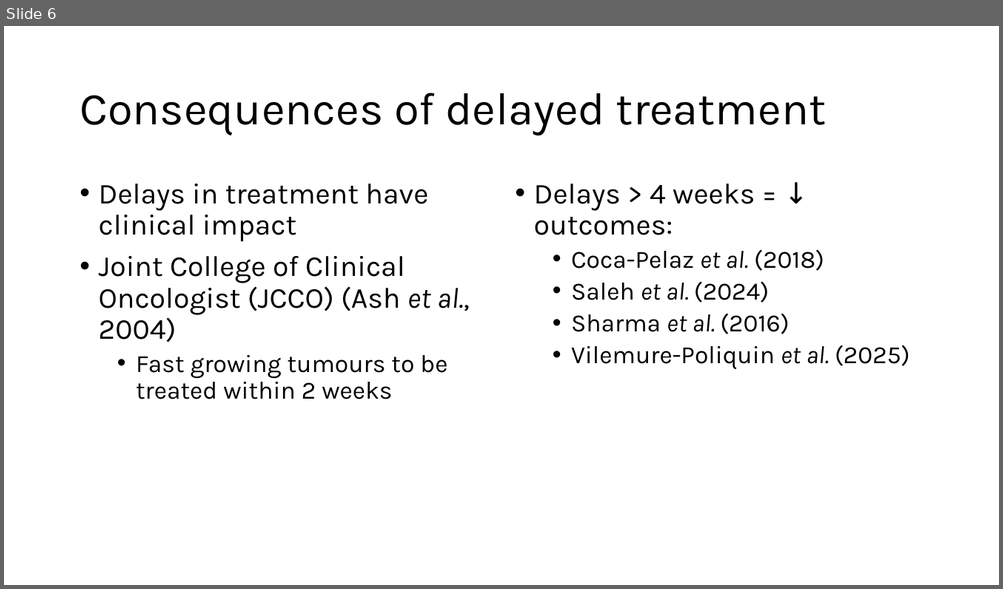
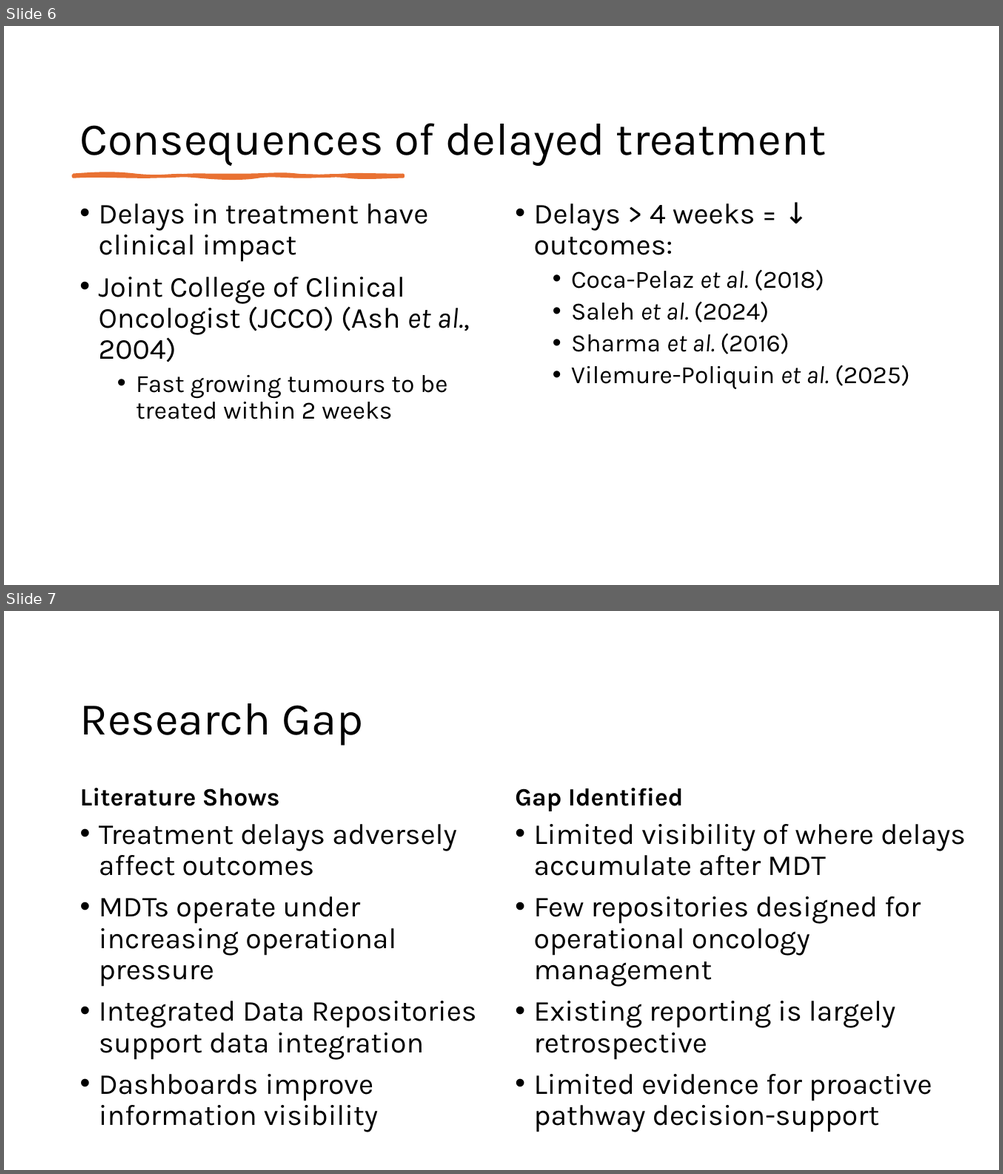
Before and after one commit to MCollins87/MScProject, a slide deck: Presentation/Presentation_v2.pptx. Shown one above the other, each under a label of ours: slide 6 before the commit, slides 6 and 7 after it. The pictures are 1003x589 and 1003x1174 pixels, drawn with LibreOffice and Linux fonts; fonts in the diff are those of the drawing. Boxes give left, top, right and bottom in pixels: in the first picture for what was removed or moved away, otherwise in the second. Text is boxed around its words. In the diff, an @@ line names an element or a change of style, - is before the commit and + after.

```diff
--- a/Presentation/Presentation_v2.pptx
+++ b/Presentation/Presentation_v2.pptx
@@ slide 7 added at (x1=4, y1=611, x2=999, y2=1170), background #FFFFFF @@
@@ title added at (x1=80, y1=703, x2=364, y2=746), 44 pt, text #000000 @@
+Research Gap
@@ text added at (x1=80, y1=788, x2=280, y2=806), 24 pt, text #000000, bold @@
+Literature Shows
@@ text added at (x1=515, y1=788, x2=683, y2=812), 24 pt, text #000000, bold @@
+Gap Identified
@@ text added at (x1=99, y1=824, x2=476, y2=1133), 28 pt, text #000000 @@
+• Treatment delays adversely affect outcomes
+• MDTs operate under increasing operational pressure
+• Integrated Data Repositories support data integration
+• Dashboards improve information visibility
@@ text added at (x1=534, y1=824, x2=965, y2=1133), 28 pt, text #000000 @@
+• Limited visibility of where delays accumulate after MDT
+• Few repositories designed for operational oncology management
+• Existing reporting is largely retrospective
+• Limited evidence for proactive pathway decision-support
@@ slide 6 changed as well @@
@@ title "Consequences of delayed treatment" moved from (x1=79, y1=93, x2=826, y2=136) to (x1=79, y1=123, x2=826, y2=166) @@
@@ title "Consequences of delayed treatment" at (x1=79, y1=123, x2=826, y2=166): vertical alignment middle to bottom @@
@@ freeform shape added at (x1=74, y1=175, x2=403, y2=177), fill #E97132, outline #E97132 3 pt @@
@@ text "Delays in treatment have clinical ..." moved from (x1=99, y1=184, x2=469, y2=400) to (x1=99, y1=204, x2=469, y2=420) @@
@@ text "Delays > 4 weeks = ..." moved from (x1=534, y1=184, x2=910, y2=369) to (x1=534, y1=204, x2=910, y2=389) @@
```
Also in this commit, not shown: 24 other slides changed, 2 other slides added, 1 slide removed, 1 other file.
